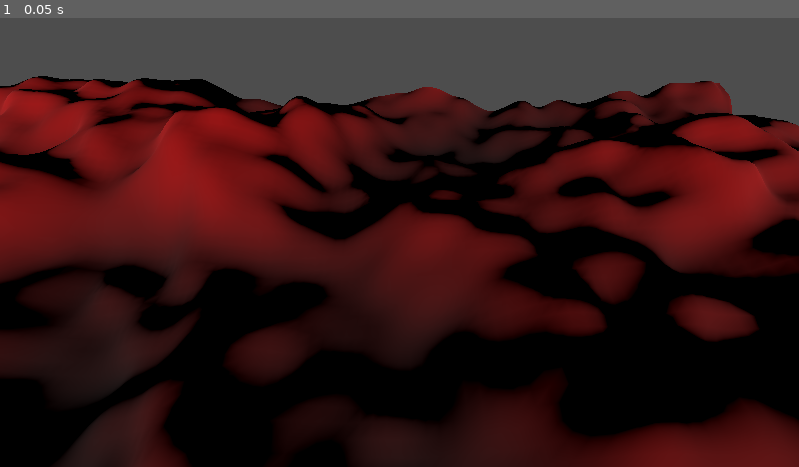
Above: before the commit, frame 1.
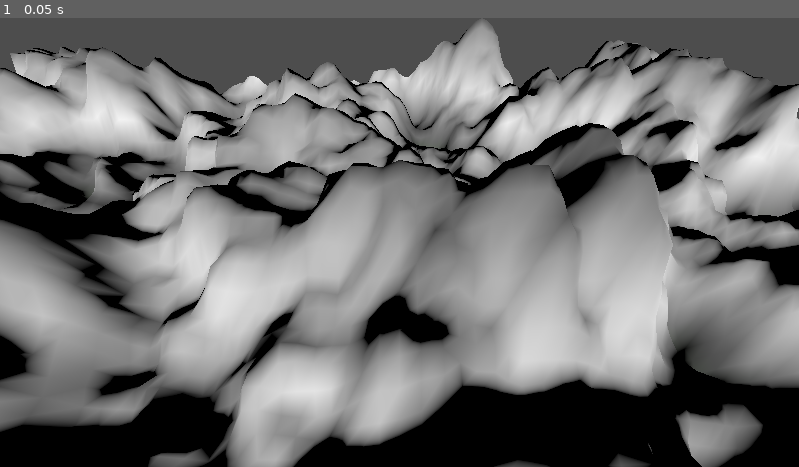
Above: after the commit, the same moment.

Repository: faneeshh/COMP-360---Assignment-1
Game: Godot game, scene res://main.tscn
The game is run twice, just before and just after one commit, with the same random seed, the same clock (stepped at 60 frames per second) and the same inputs.
Inputs:
- Up to frame 1 (0.05 s): no input

The runs differ from the first frame. In frame 1, 82% of the frame differs, in the area x 0-100%, y 0-100%.

Commit message:
Feat: Finalized landscape aesthetics for snowy peaks.

Diff:
--- a/landscape_generator.gd
+++ b/landscape_generator.gd
@@ -2,8 +2,8 @@
 
 # --- Export Variables ---
 @export var image_size: int = 128
-@export var noise_frequency: float = 0.015
-@export var mesh_height_scale: float = 10.0
+@export var noise_frequency: float = 0.03 # Increased detail
+@export var mesh_height_scale: float = 25.0 # Increased height
 @export var mesh_xz_scale: float = 0.5
 
 # --- Internal Variables ---
@@ -16,21 +16,18 @@
 	var generated_image: Image = generate_noise_image()
 
 	if generated_image != null:
-		# 1. Use the directly generated image for the rest of the process
 		heightmap_image = generated_image
 		grid_size = heightmap_image.get_width() + 1
 		print("Heightmap loaded. Grid size will be %dx%d vertices." % [grid_size, grid_size])
 
-		# 2. Save the image to meet the assignment's requirement (optional for execution, mandatory for submission)
 		save_image_to_disk(heightmap_image)
 
-		# 3. Create the 3D geometry
 		create_landscape_mesh()
 	else:
 		push_error("Failed to generate heightmap image. Cannot create landscape.")
 
 
-# --- Noise Generation Function (Step 1 - Now returns the Image) ---
+# --- Noise Generation Function (Step 1) ---
 func generate_noise_image() -> Image:
 	print("Generating FastNoiseLite image...")
 
@@ -49,7 +46,7 @@
 
 	return image
 
-# --- New Helper Function to save the generated image
+# --- Helper Function to save the generated image
 func save_image_to_disk(image: Image):
 	var error = image.save_png("res://heightmap.png")
 	if error != OK:
@@ -58,7 +55,7 @@
 		print("Successfully saved heightmap.png with size %dx%d" % [image_size, image_size])
 
 
-# --- Mesh Generation Function (Step 2C - Remains the same logic) ---
+# --- Mesh Generation Function (Step 2C - Now adds Vertex Color) ---
 func create_landscape_mesh():
 	# 1. Create a container for the mesh
 	var mesh_instance = MeshInstance3D.new()
@@ -69,7 +66,12 @@
 	var st = SurfaceTool.new()
 	st.begin(Mesh.PRIMITIVE_TRIANGLES)
 
-	# 3. Generate Vertices and UVs
+	# Define color stops for the gradient (from low height to high height)
+	var color_grass = Color("#4a6a3b") # Green/earth color for low areas
+	var color_rock = Color("#808080")  # Grey color for mid-height
+	var color_snow = Color("#ffffff")  # White color for peaks
+
+	# 3. Generate Vertices, UVs, and COLORS
 	for z in range(grid_size):
 		for x in range(grid_size):
 
@@ -78,29 +80,40 @@
 			var z_pos = float(z) * mesh_xz_scale
 
 			# B. Get Height from Image
-			var y_height = 0.0
-
 			var image_x = clamp(x, 0, image_size - 1)
 			var image_y = clamp(z, 0, image_size - 1)
+			var color_pixel = heightmap_image.get_pixel(image_x, image_y)
+			var pixel_value = color_pixel.r # This value is from 0.0 (valley) to 1.0 (peak)
 
-			# Get the color of the pixel
-			var color = heightmap_image.get_pixel(image_x, image_y)
+			var y_height = pixel_value * mesh_height_scale
 
-			# Use the red channel (r) to control the height
-			var pixel_value = color.r
-			y_height = pixel_value * mesh_height_scale
+			# C. Calculate Vertex Color based on Normalized Height (0.0 to 1.0)
+			var vertex_color: Color
 
-			# C. Set Vertex Data
+			# TIER ADJUSTMENT: Lowering the thresholds to see more green/rock.
+			if pixel_value < 0.2:
+				# Bottom 20%: Mostly grass/earth
+				vertex_color = color_grass.lerp(color_rock, pixel_value / 0.2)
+			elif pixel_value < 0.5:
+				# Mid section (20% to 50%): Mostly rock/mid-grey
+				vertex_color = color_rock.lerp(color_snow, (pixel_value - 0.2) / 0.3)
+			else:
+				# Top 50%: Snow/Peak
+				# We can also add a slight darker color for the highest peaks for contrast
+				vertex_color = color_snow.lerp(color_rock, (pixel_value - 0.5) * 2.0)
+
+			st.set_color(vertex_color) # <-- SET THE COLOR
+
+			# D. Set Vertex Data
 			var vertex_position = Vector3(x_pos, y_height, z_pos)
 
-			# D. Set UV coordinates (for texture mapping)
+			# E. Set UV coordinates (for texture mapping)
 			var u = float(x) / (grid_size - 1.0)
 			var v = float(z) / (grid_size - 1.0)
-
 			st.set_uv(Vector2(u, v))
 			st.add_vertex(vertex_position)
 
-	# 4. Generate Triangles (Indices)
+	# 4. Generate Triangles (Indices - unchanged)
 	for z in range(image_size):
 		for x in range(image_size):
 			var v0 = z * grid_size + x
@@ -135,15 +148,21 @@
 
 	print("3D Landscape Mesh created successfully!")
 
-# --- Texture Function (Step 3) ---
+# --- Texture Function (Step 3 - Finalized: Now uses Vertex Color) ---
 func add_texture_and_material(mesh_instance: MeshInstance3D):
-	# Load the heightmap image to use as the Albedo texture
-	var texture = ImageTexture.create_from_image(heightmap_image)
+	# We no longer apply the heightmap as a texture, but we enable vertex colors
 
 	var material = StandardMaterial3D.new()
 
-	# Display FastNoiseLite image as texture on landscape
-	material.albedo_texture = texture
+	# Crucial step: Tell the material to use the colors we set on the vertices (grass/rock/snow)
+	material.vertex_color_use_as_albedo = true
+
+	# Improve the look with PBR properties
+	material.roughness = 0.8  # Make it less shiny (more like rough snow/rock)
+	material.metallic = 0.1   # Keep it non-metallic
+
+	# Optional: Enable texture for shadows/details if needed, but not necessary for color
+	# material.albedo_texture = ImageTexture.create_from_image(heightmap_image)
 
 	mesh_instance.material_override = material
-	print("Texture applied to the landscape.")
+	print("Material finalized with height-based coloring.")
--- a/main.tscn
+++ b/main.tscn
@@ -4,6 +4,10 @@
 
 [node name="LanscapeGenerator" type="Node3D"]
 script = ExtResource("1_ig7tw")
+image_size = null
+noise_frequency = null
+mesh_height_scale = 12.0
+mesh_xz_scale = null
 
 [node name="Camera3D" type="Camera3D" parent="."]
 transform = Transform3D(1, 0, 0, 0, 0.70710677, 0.70710677, 0, -0.70710677, 0.70710677, 0, 15, 0)
Binary file changed: heightmap.png
